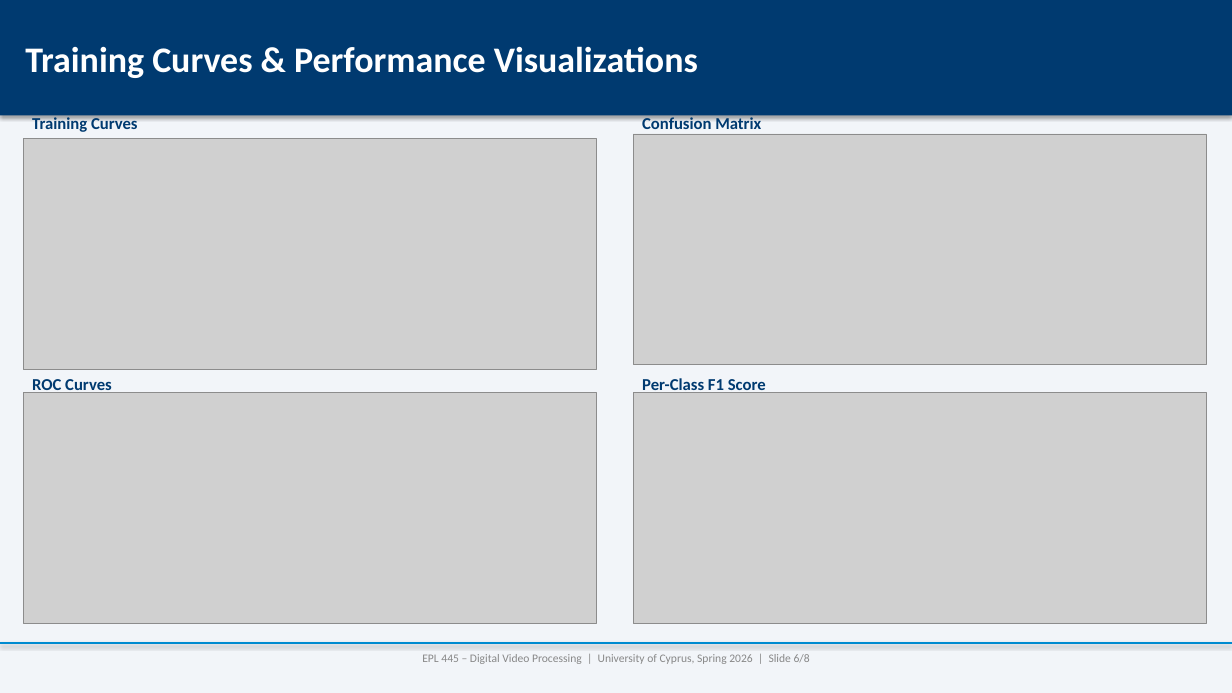
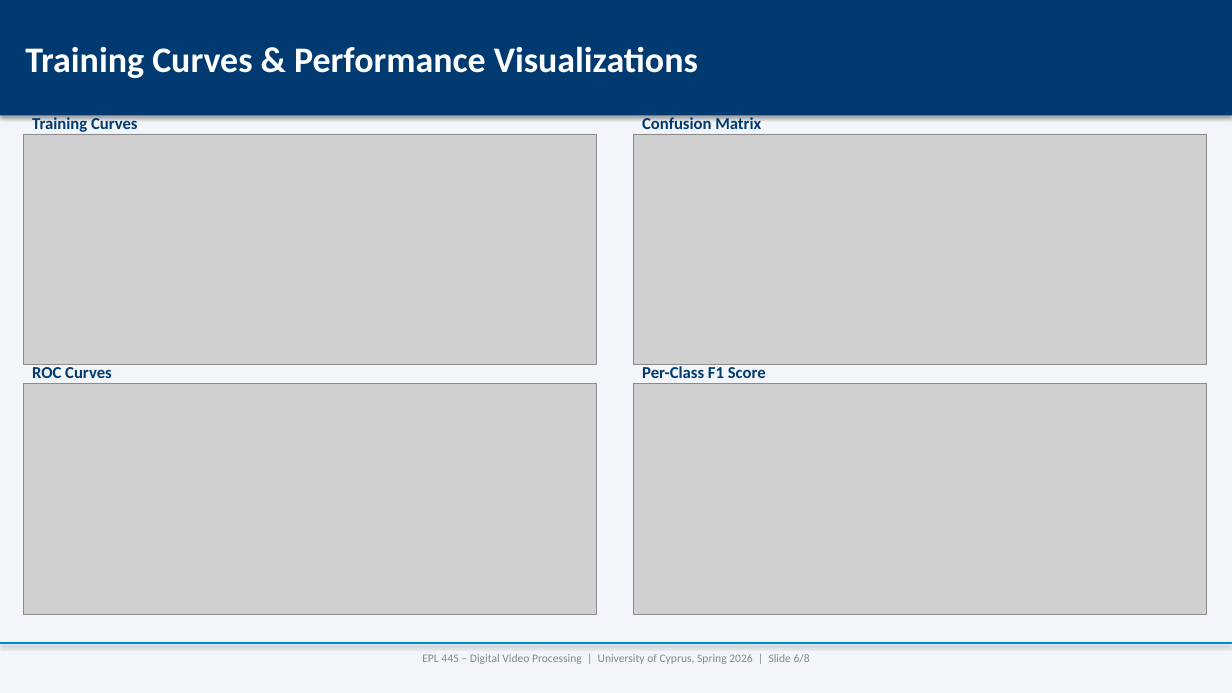
Before and after one commit to AndrewDemsDS/EPL445_MobileViT, a slide deck: slide 6 of EPL445_Interim2_MobileViT_Presentation.pptx. Drawn at 1232x693 pixels with LibreOffice and Linux fonts; fonts in the diff are those of the drawing; grey boxes stand for pictures. Boxes give left, top, right and bottom in pixels: in the first picture for what was removed or moved away, otherwise in the second. Text is boxed around its words. In the diff, an @@ line names an element or a change of style, - is before the commit and + after.

```diff
--- a/EPL445_Interim2_MobileViT_Presentation.pptx
+++ b/EPL445_Interim2_MobileViT_Presentation.pptx
@@ picture: place and size @@
-picture at (23,139,596,370)
+picture at (23,134,596,365)
@@ 2 texts, 2 pictures: place and size @@
-2 texts, 2 pictures at (23,378,1206,624)
+2 texts, 2 pictures at (23,366,1206,615)
```
Also in this commit, not shown: 5 other slides changed, 24 other files.
